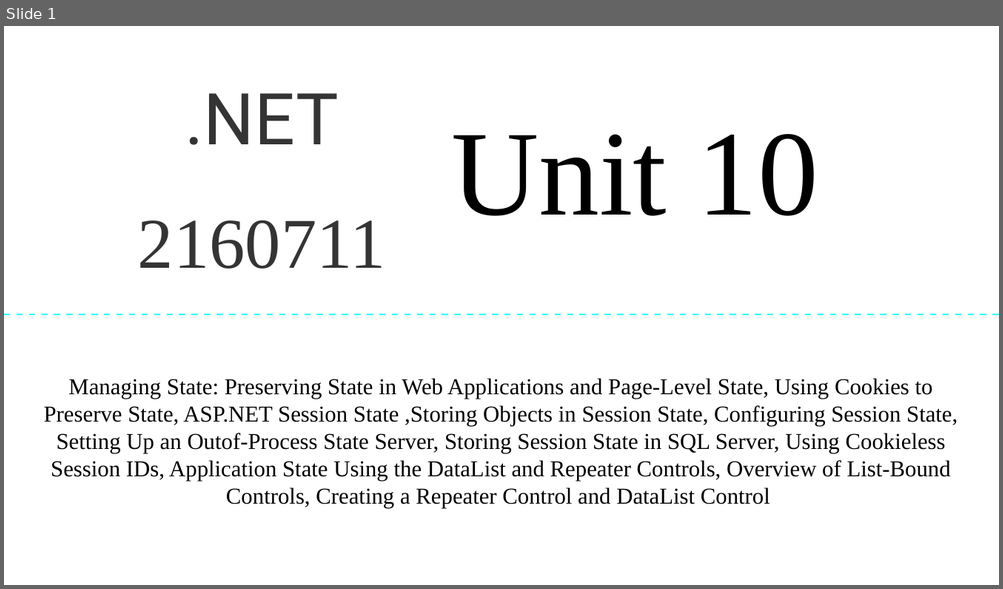
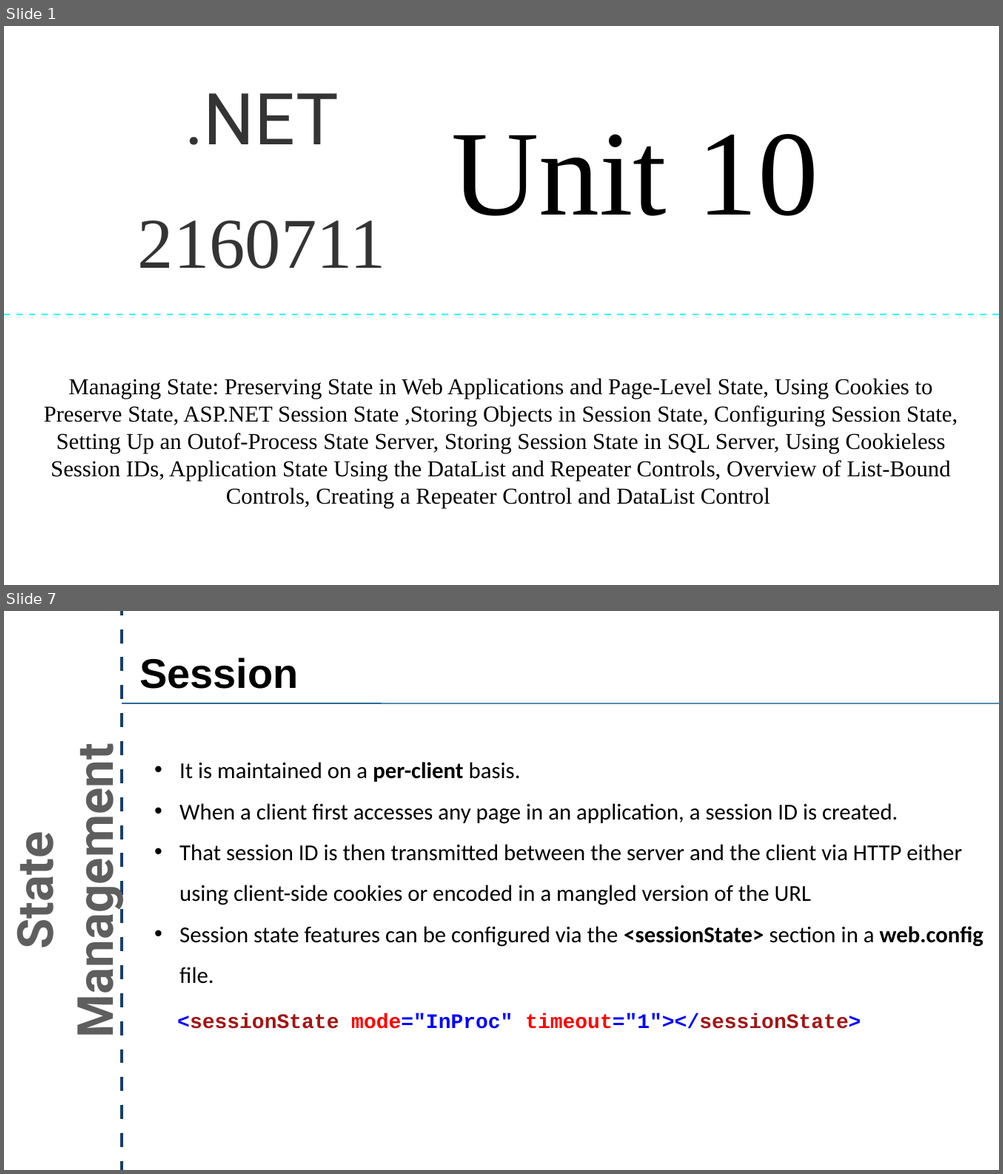
Before and after one commit to crpatel/DotNetMaterial, a slide deck: Unit 10.pptx. Shown one above the other, each under a label of ours: slide 1 before the commit, slides 1 and 7 after it; the slides between them are not shown. The pictures are 1003x589 and 1003x1174 pixels, drawn with LibreOffice and Linux fonts; fonts in the diff are those of the drawing. Boxes give left, top, right and bottom in pixels: in the first picture for what was removed or moved away, otherwise in the second. Text is boxed around its words. In the diff, an @@ line names an element or a change of style, - is before the commit and + after.

Commit message:
serverState Unit 10

```diff
--- a/Unit 10.pptx
+++ b/Unit 10.pptx
@@ slide 7 added at [4, 611, 999, 1170], background #FFFFFF @@
@@ line added from (122, 1170) to (122, 611), #183E67 4.5 pt @@
@@ text added at [139, 658, 299, 689], 80 pt, text #000000, bold @@
+Session
@@ line added from (122, 703) to (999, 703), #004D80 2 pt @@
@@ text added at [177, 762, 983, 1029], 44 pt, text #000000 @@
+  • It is maintained on a per-client basis.
+  • When a client first accesses any page in an application, a session ID is created.
+  • That session ID is then transmitted between the server and the client via HTTP either using client-side cookies or encoded in a mangled version of the URL
+  • Session state features can be configured via the <sessionState> section in a web.config file.
+<sessionState mode="InProc" timeout="1"></sessionState>
@@ text added at [4, 772, 127, 1028], 96 pt, text #5E5E5E, bold @@
+State Management
```
Also in this commit, not shown: 5 slides changed, 7 other slides added.
